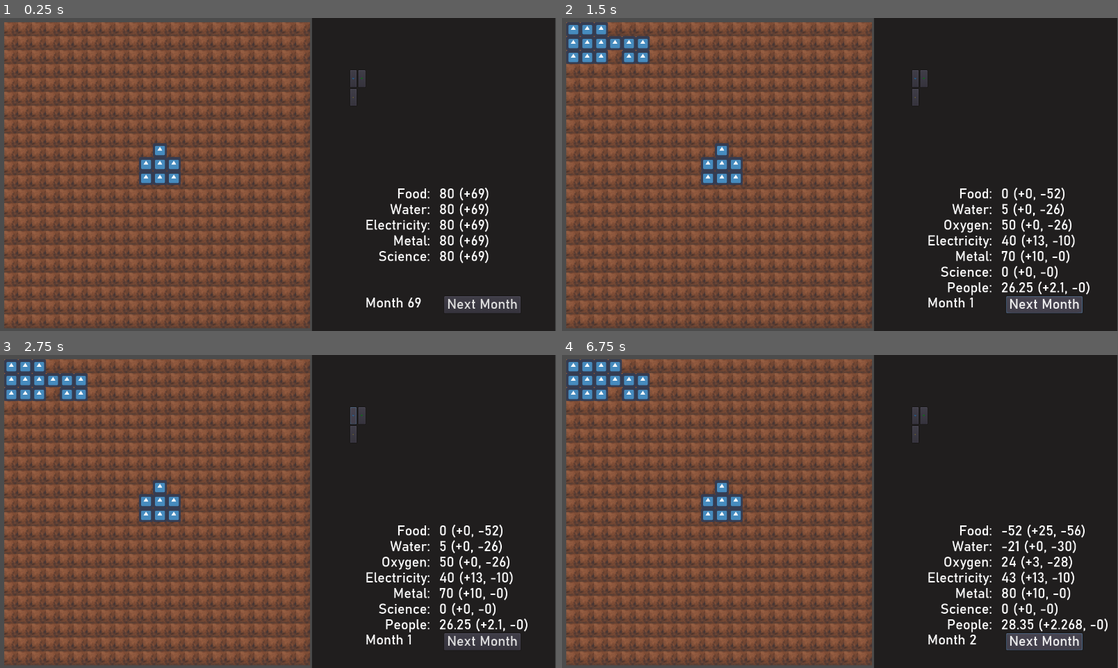
Above: before the commit, frames 1-4 (two rows, left to right).
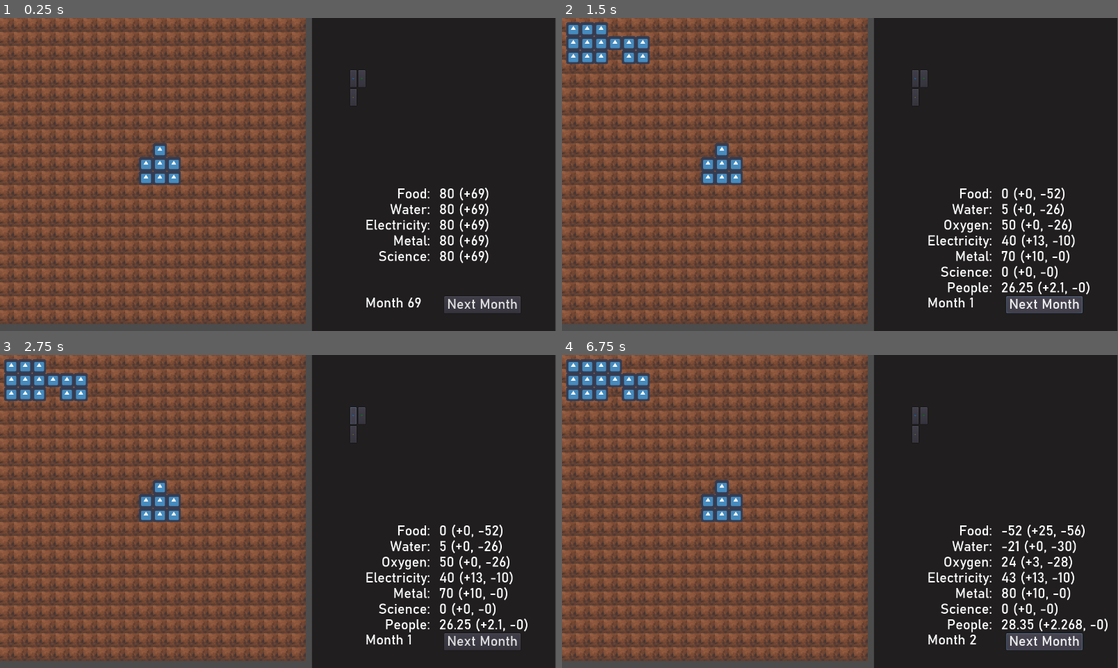
Above: after the commit, the same moments.

Repository: sirknightj/CEV-1
Game: Godot game, scene res://scenes/MainGameScene.tscn
Same seed, same stepped clock (60 frames per second), same inputs: the game is played once before the commit and once after it. The engine's default icon, where the game draws it, is replaced by a stand-in: a white triangle on a blue panel in a dark square.
Inputs (mouse positions are in pixels of both pictures, inside the frame that each line leads up to):
- Up to frame 1 (0.25 s): no input
- Up to frame 2 (1.5 s): click "Next Month" at 0.5 s; click "Next Month" at 1.25 s
- Up to frame 3 (2.75 s): click (355, 414) at 2 s
- Up to frame 4 (6.75 s): click (923, 414) at 2.75 s; click (917, 433) at 3.5 s; click (917, 414) at 4.25 s; click (923, 414) at 5 s; click (917, 433) at 5.75 s; click "Next Month" at 6.5 s

The runs differ from the first frame. In frame 1, 26% of the frame differs, in the area x 0-56%, y 0-100%; in frame 2, 25%; in frame 3, 25%; in frame 4, 25%.

Commit message:
Fix tilemap and remove debug prints

Diff:
--- a/source/scenes/MainGameScene.tscn
+++ b/source/scenes/MainGameScene.tscn
@@ -16,15 +16,15 @@
 margin_bottom = -10.0
 
 [node name="TileMap" type="TileMap" parent="."]
+position = Vector2( -10, -10 )
 tile_set = ExtResource( 1 )
 cell_size = Vector2( 32, 32 )
 cell_custom_transform = Transform2D( 0, 0, 0, 0, 0, 0 )
 format = 1
-tile_data = PoolIntArray( 0, 0, 0, 1, 0, 0, 2, 0, 0, 3, 0, 0 …(136 unchanged characters)… 18, 0, 0, 19, 0, 0, 20, 0, 0, 21, 0, 0, 131070, 0, 0, 65536, 0, 0, 65537, 0, 0, 65538, 0, 0, 6 …(6538 unchanged characters)…
+tile_data = PoolIntArray( 0, 0, 0, 1, 0, 0, 2, 0, 0, 3, 0, 0 …(136 unchanged characters)… 18, 0, 0, 19, 0, 0, 20, 0, 0, 21, 0, 0, 65536, 0, 0, 65537, 0, 0, 65538, 0, 0, 6 …(6538 unchanged characters)…
 
 [node name="CityCenter" parent="." instance=ExtResource( 3 )]
 position = Vector2( 310, 278 )
-enabled = true
 building_effects = {
 }
 building_cost = {
--- a/source/scripts/Sidebar.gd
+++ b/source/scripts/Sidebar.gd
@@ -23,9 +23,6 @@
 		show_resources[resource] = true
 
 func _on_NextTurnButton_pressed() -> void:
-	print('Next Turn Button Pressed!')
-	print(game.turn)
-	# get_node("NextMonthButton").set_position(Vector2(260, 20))
 	update_turn_display()
 	game.on_next_turn()
 	game.place_building(0, 0)
